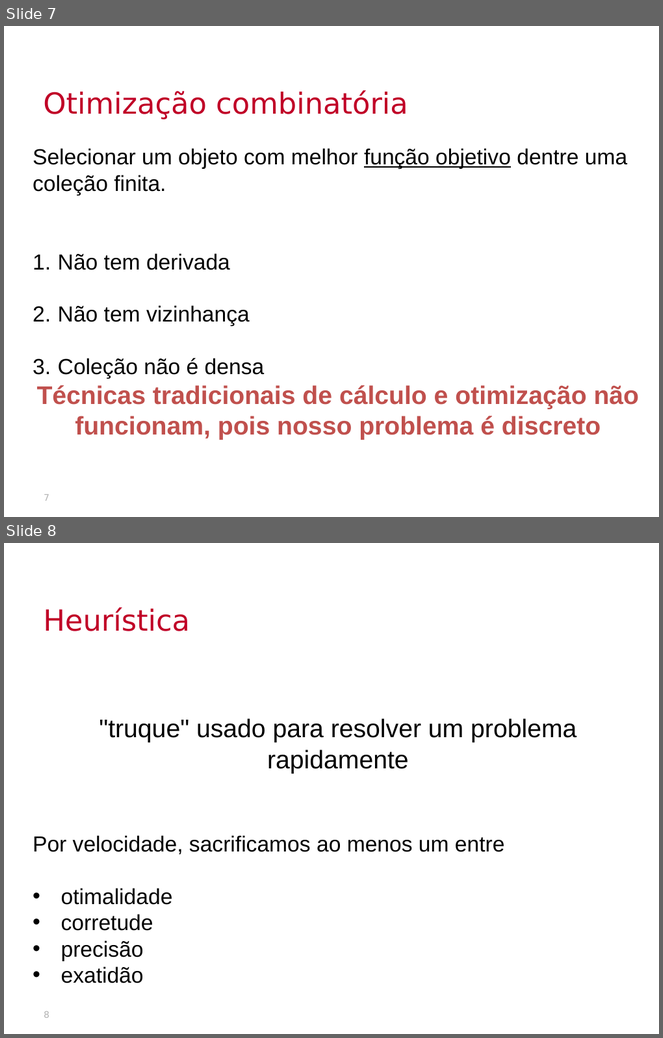
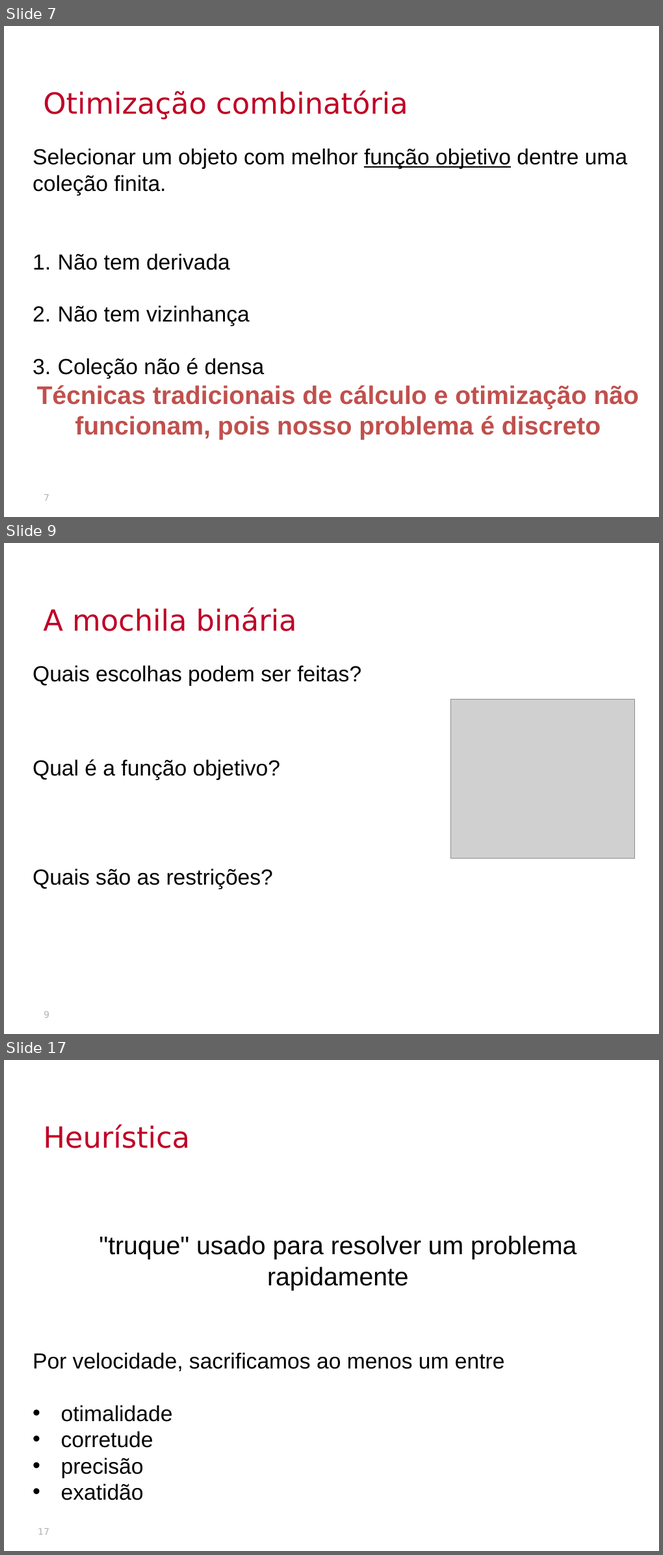
Before and after one commit to thalials/supercomp, a slide deck: aulas/04-projeto-heuristicas/slides.pptx. Shown one above the other, each under a label of ours: slides 7 and 8 before the commit, slides 7, 9 and 17 after it; the slides between them are not shown. The pictures are 663x1038 and 663x1555 pixels, drawn with LibreOffice and Linux fonts; fonts in the diff are those of the drawing; grey boxes stand for pictures; background and template pictures are left out. Boxes give left, top, right and bottom in pixels: in the first picture for what was removed or moved away, otherwise in the second. Text is boxed around its words. In the diff, an @@ line names an element or a change of style, - is before the commit and + after.

```diff
--- a/aulas/04-projeto-heuristicas/slides.pptx
+++ b/aulas/04-projeto-heuristicas/slides.pptx
@@ slide 9 added at (x1=4, y1=543, x2=659, y2=1034), background picture (left out) @@
@@ text added at (x1=43, y1=607, x2=297, y2=631), 32 pt, text #C00026 @@
+A mochila binária
@@ text added at (x1=33, y1=665, x2=362, y2=889), 24 pt, text #000000 @@
+Quais escolhas podem ser feitas?
+Qual é a função objetivo?
+Quais são as restrições?
@@ picture added at (x1=451, y1=699, x2=635, y2=858) @@
@@ page number added at (x1=44, y1=1012, x2=50, y2=1018), 10 pt, text #B2B2B2 @@
+9
@@ what was slide 8 is now slide 17 @@
@@ page number at (x1=38, y1=1529, x2=50, y2=1535): text changed @@
-8
+17
```
Also in this commit, not shown: 1 slide changed, 13 other slides added, 1 slide removed, 26 other files.
